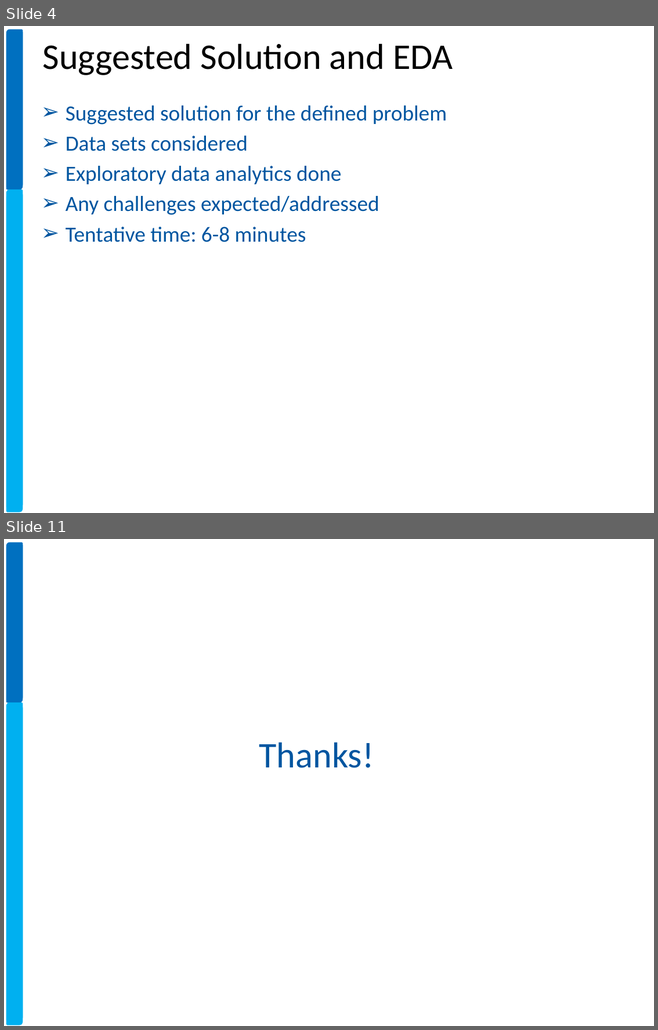
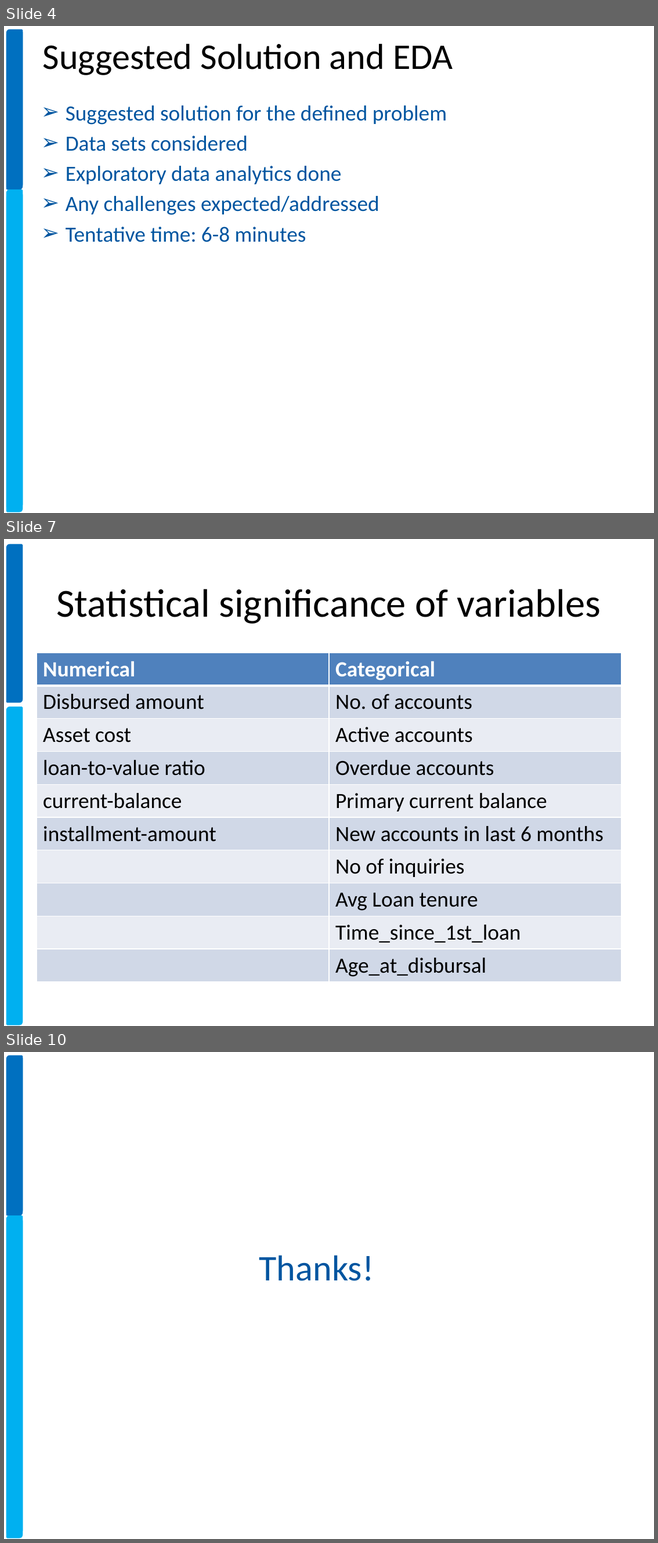
Before and after one commit to xavierigneous/Vehicle-Loan-Default-Prediction, a slide deck: Pravin Kumar/Vehicle Loan Default Prediction.pptx. Shown one above the other, each under a label of ours: slides 4 and 11 before the commit, slides 4, 7 and 10 after it; the slides between them are not shown. The pictures are 658x1030 and 658x1543 pixels, drawn with LibreOffice and Linux fonts; fonts in the diff are those of the drawing; background and template pictures are left out. Boxes give left, top, right and bottom in pixels: in the first picture for what was removed or moved away, otherwise in the second. Text is boxed around its words. In the diff, an @@ line names an element or a change of style, - is before the commit and + after.

```diff
--- a/Pravin Kumar/Vehicle Loan Default Prediction.pptx
+++ b/Pravin Kumar/Vehicle Loan Default Prediction.pptx
@@ slide 7 added at (4,539,654,1026), background #FFFFFF; not listed: 2 template elements that a slide beside it also shows @@
@@ title added at (56,589,600,624), 44 pt, text #000000 @@
+Statistical significance of variables
@@ table added at (36,653,621,979), 10 rows, 2 columns @@
+Numerical | Categorical
+Disbursed amount | No. of accounts
+Asset cost | Active accounts
+loan-to-value ratio | Overdue accounts
+current-balance | Primary current balance
+installment-amount | New accounts in last 6 months
+ | No of inquiries
+ | Avg Loan tenure
+ | Time_since_1st_loan
+ | Age_at_disbursal
@@ what was slide 11 is now slide 10 @@
```
Also in this commit, not shown: 3 other slides added, 5 slides removed, 1 other file.
